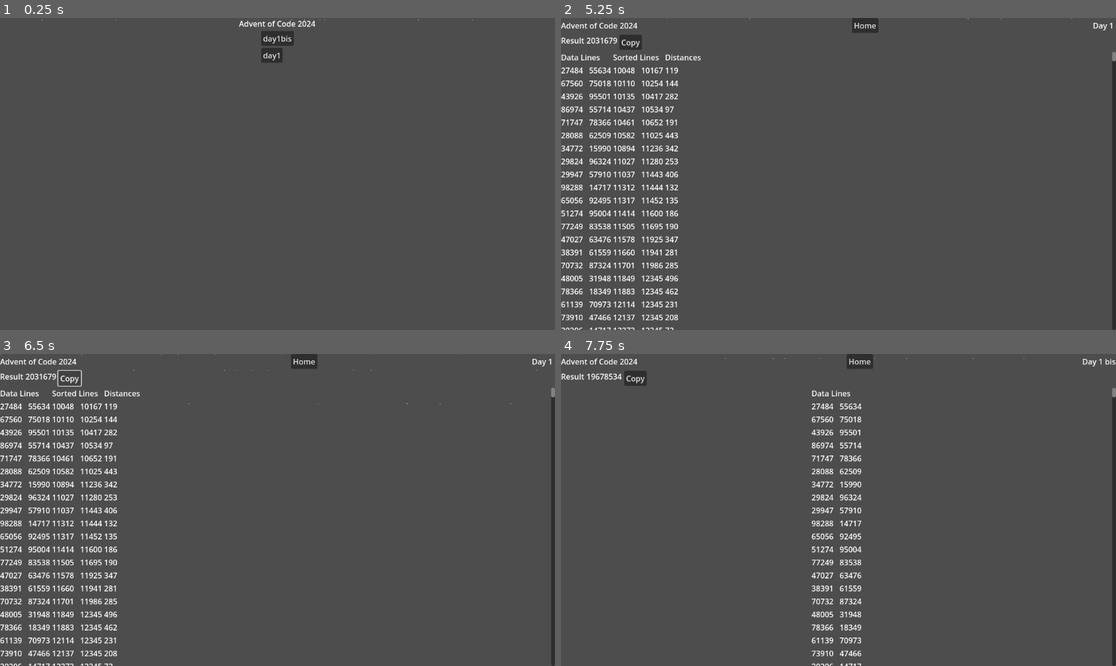
Above: before the commit, frames 1-4 (two rows, left to right).
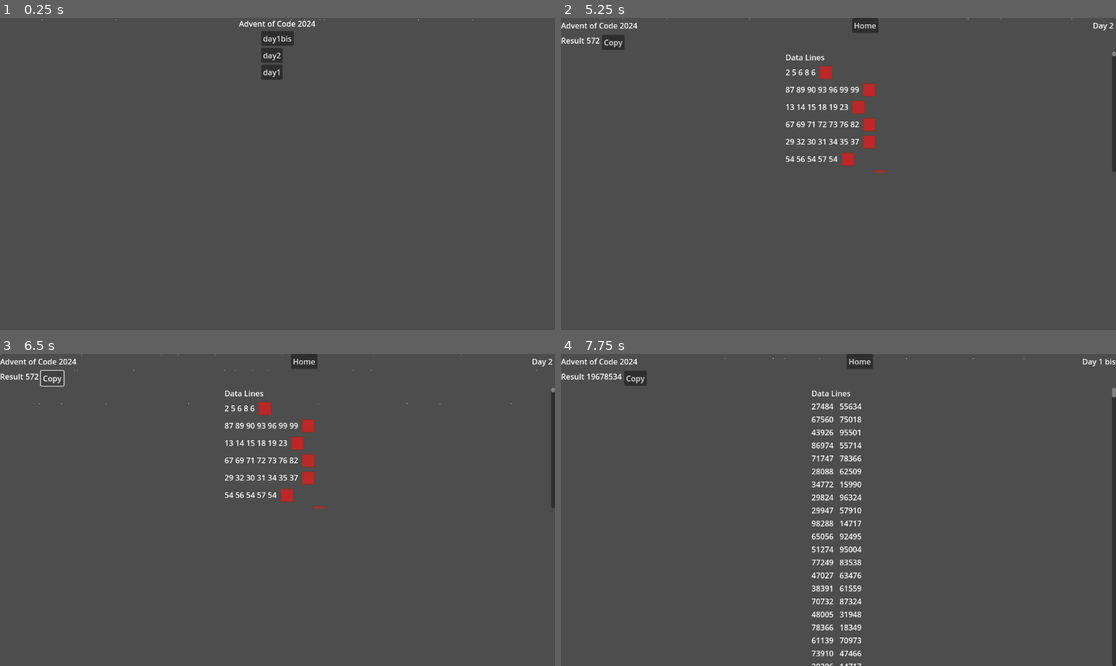
Above: after the commit, the same moments.

Repository: birdypme/adventofcode-2024
Game: Godot game, scene res://scenes/main.tscn
Same seed, same stepped clock (60 frames per second), same inputs: the game is played once before the commit and once after it.
Inputs (mouse positions are in pixels of both pictures, inside the frame that each line leads up to):
- Up to frame 1 (0.25 s): no input
- Up to frame 2 (5.25 s): click "day1bis" at 0.5 s; click "Copy" at 1.25 s; click "Home" at 2 s; click "day1" at 2.75 s; click "Copy" at 3.5 s; click "Home" at 4.25 s; click (832, 55) at 5 s, where only the run after the commit has a clickable "day2"
- Up to frame 3 (6.5 s): click "Copy" at 5.75 s
- Up to frame 4 (7.75 s): click "Home" at 6.5 s; click "day1bis" at 7.25 s

The runs differ from the first frame. In frame 1, 0.2% of the frame differs, in the area x 47-51%, y 11-20%; in frame 2, 6.2%, in the area x 0-100%, y 1-100%; in frame 3, 6.1%; in frame 4, nothing differs.

Commit message:
day 2 star 1

Diff:
--- a/days/day.tscn
+++ b/days/day.tscn
@@ -51,5 +51,6 @@
 autowrap_mode = 0
 
 [node name="Templates" type="Node2D" parent="."]
+visible = false
 
 [connection signal="pressed" from="CanvasLayer/MarginContainer/VBoxContainer/HBoxContainer/CenterContainer/Home" to="." method="_on_home_pressed"]
--- /dev/null
+++ b/days/day2.gd
@@ -0,0 +1,68 @@
+extends "res://days/day.gd"
+
+@onready var data_lines = find_child('DataLines')
+@onready var result_text = find_child('Result')
+
+@export var wrong: Texture2D
+@export var right: Texture2D
+
+
+# Called when the node enters the scene tree for the first time.
+func _ready() -> void:
+    self.day_number = 2
+    self.day_suffix = ''
+    super._ready()
+
+    var lines = self.read_input('data')
+    var template_line = self.get_template('Line')
+    var line_number = 1
+    var total = 0
+
+    for line in lines:
+        if not line:
+            continue
+        var items = line.split(' ')
+        var cells = [] as Array[int]
+        for item in items:
+            cells.append(int(item))
+        var safe = is_safe(cells)
+
+        var line_control = template_line.duplicate()
+        line_control.name = 'Line' + str(line_number)
+        data_lines.add_child(line_control)
+        line_control.owner = data_lines
+        line_control.get_child(0).text = line
+        line_control.get_child(1).texture = right if safe else wrong
+        if safe:
+            total += 1
+
+    result_text.text = str(total)
+
+
+func is_safe(cells: Array[int]) -> bool:
+    var prev = null
+    var slope = cells[1] - cells[0]
+    if slope == 0:
+        return false
+    slope = sign(slope)
+    for cell in cells:
+        if prev == null:
+            prev = cell
+            continue
+        var diff = cell - prev
+        if diff == 0:
+            return false
+        if sign(diff) != slope:
+            return false
+        if abs(diff) > 3:
+            return false
+        prev = cell
+    return true
+
+# Called every frame. 'delta' is the elapsed time since the previous frame.
+func _process(delta: float) -> void:
+    pass
+
+func _on_copy_pressed() -> void:
+    var current_clipboard = DisplayServer.clipboard_get()
+    DisplayServer.clipboard_set(result_text.text)
--- /dev/null
+++ b/days/day2.tscn
@@ -0,0 +1,73 @@
+[gd_scene load_steps=5 format=3 uid="uid://br43dlcw2ywho"]
+
+[ext_resource type="PackedScene" uid="uid://d4ikok6ag8dqa" path="res://days/day.tscn" id="1_ed7af"]
+[ext_resource type="Script" path="res://days/day2.gd" id="2_7lt57"]
+[ext_resource type="Texture2D" uid="uid://ct6cdb6md3b05" path="res://assets/wrong.png" id="3_dwcf1"]
+[ext_resource type="Texture2D" uid="uid://b2kyy6lutruuc" path="res://assets/right.png" id="4_j5we7"]
+
+[node name="Day2" instance=ExtResource("1_ed7af")]
+script = ExtResource("2_7lt57")
+wrong = ExtResource("3_dwcf1")
+right = ExtResource("4_j5we7")
+
+[node name="HBoxContainer3" type="HBoxContainer" parent="CanvasLayer/MarginContainer/VBoxContainer" index="1"]
+layout_mode = 2
+
+[node name="RichTextLabel" type="RichTextLabel" parent="CanvasLayer/MarginContainer/VBoxContainer/HBoxContainer3" index="0"]
+layout_mode = 2
+text = "Result"
+fit_content = true
+scroll_active = false
+autowrap_mode = 0
+
+[node name="Result" type="RichTextLabel" parent="CanvasLayer/MarginContainer/VBoxContainer/HBoxContainer3" index="1"]
+layout_mode = 2
+fit_content = true
+scroll_active = false
+autowrap_mode = 0
+
+[node name="Copy" type="Button" parent="CanvasLayer/MarginContainer/VBoxContainer/HBoxContainer3" index="2"]
+layout_mode = 2
+text = "Copy"
+
+[node name="ScrollContainer" type="ScrollContainer" parent="CanvasLayer/MarginContainer/VBoxContainer" index="2"]
+custom_minimum_size = Vector2(0, 250)
+layout_mode = 2
+size_flags_vertical = 3
+follow_focus = true
+horizontal_scroll_mode = 0
+
+[node name="MarginContainer" type="MarginContainer" parent="CanvasLayer/MarginContainer/VBoxContainer/ScrollContainer" index="0"]
+layout_mode = 2
+size_flags_horizontal = 6
+
+[node name="DataLines" type="VBoxContainer" parent="CanvasLayer/MarginContainer/VBoxContainer/ScrollContainer/MarginContainer" index="0"]
+layout_mode = 2
+
+[node name="Title" type="RichTextLabel" parent="CanvasLayer/MarginContainer/VBoxContainer/ScrollContainer/MarginContainer/DataLines" index="0"]
+layout_mode = 2
+text = "Data Lines"
+fit_content = true
+scroll_active = false
+autowrap_mode = 0
+
+[node name="Line" type="HBoxContainer" parent="Templates" index="0"]
+offset_right = 40.0
+offset_bottom = 40.0
+
+[node name="Text" type="RichTextLabel" parent="Templates/Line" index="0"]
+layout_mode = 2
+size_flags_vertical = 4
+text = "Input Line"
+fit_content = true
+scroll_active = false
+autowrap_mode = 0
+
+[node name="Status" type="TextureRect" parent="Templates/Line" index="1"]
+custom_minimum_size = Vector2(32, 32)
+layout_mode = 2
+size_flags_horizontal = 4
+size_flags_vertical = 4
+expand_mode = 2
+
+[connection signal="pressed" from="CanvasLayer/MarginContainer/VBoxContainer/HBoxContainer3/Copy" to="." method="_on_copy_pressed"]
Binary file added: assets/right.png
Not shown, added: assets/right.png.import
Binary file added: assets/wrong.png
Not shown, added: assets/wrong.png.import
Not shown, added: data/data_2.txt
Not shown, added: data/example_2.txt
